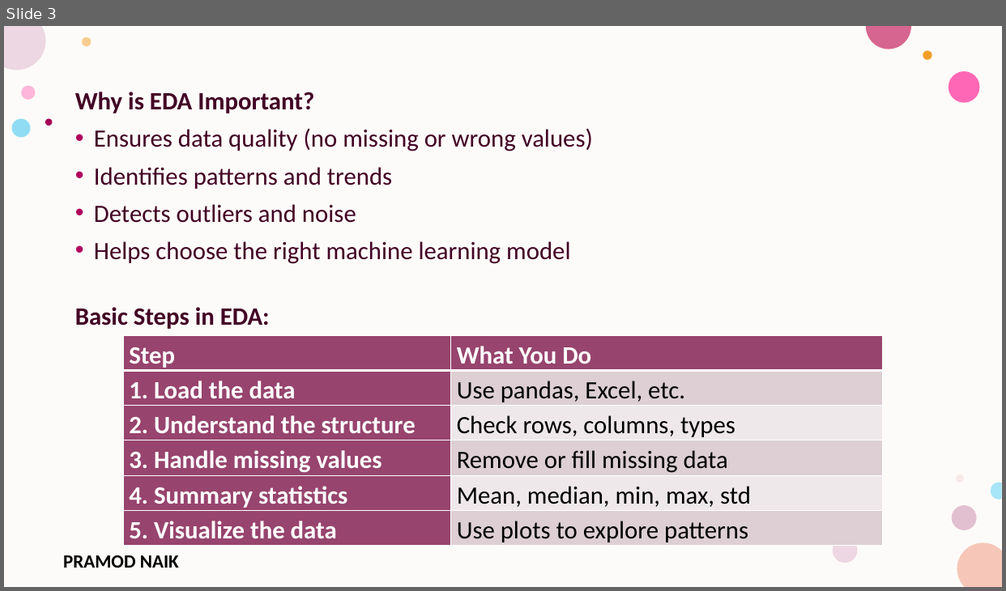
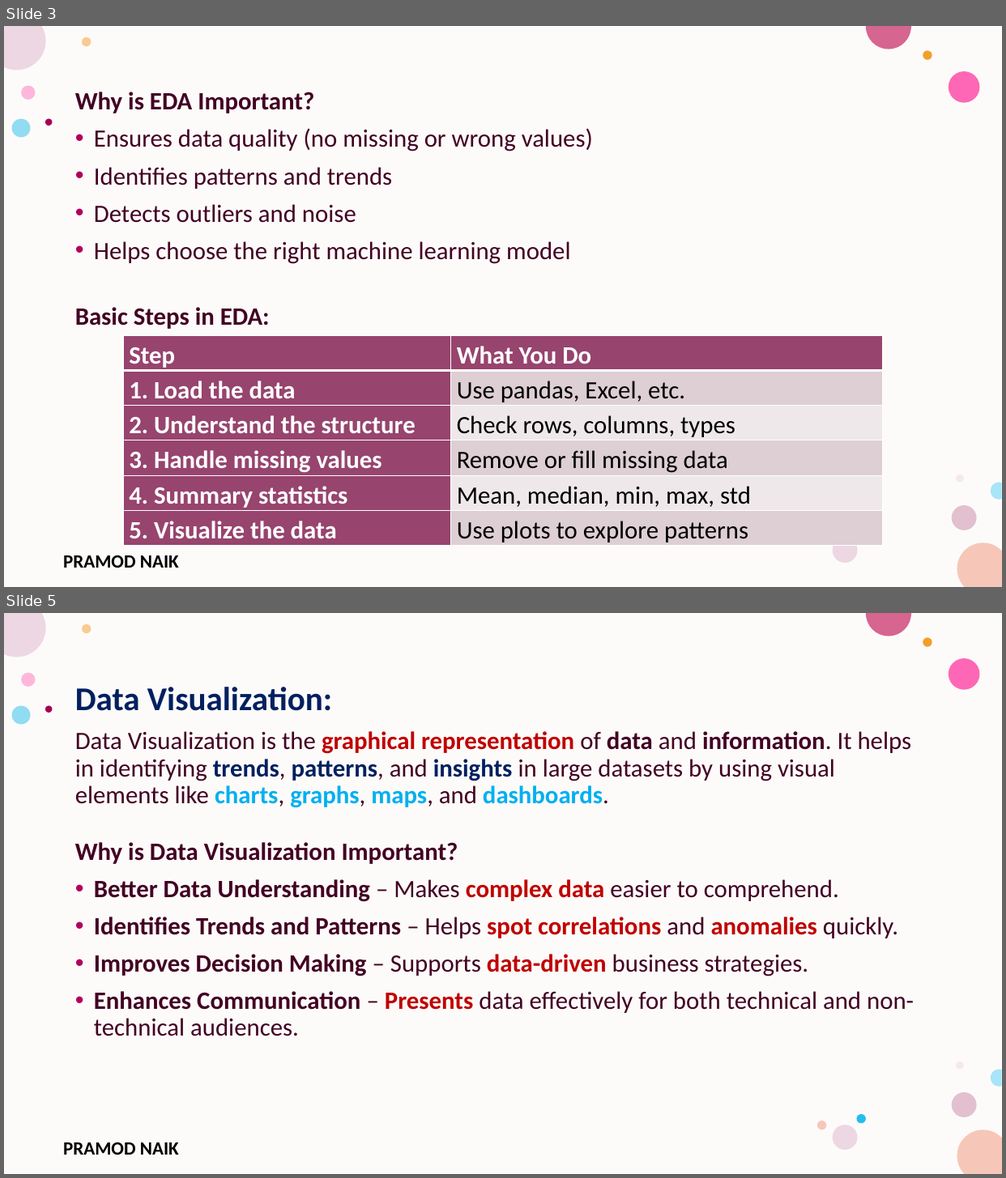
Before and after one commit to PRAMODNAIK-DEV/MCA-2nd-Sem-ML-Data-Analytics-Shridevi-College, a slide deck: Theory Class-Notes/Unit-5 Data Analytics and Real-World Applications.pptx. Shown one above the other, each under a label of ours: slide 3 before the commit, slides 3 and 5 after it; the slides between them are not shown. The pictures are 1006x591 and 1006x1178 pixels, drawn with LibreOffice and Linux fonts; fonts in the diff are those of the drawing; background and template pictures are left out. Boxes give left, top, right and bottom in pixels: in the first picture for what was removed or moved away, otherwise in the second. Text is boxed around its words. In the diff, an @@ line names an element or a change of style, - is before the commit and + after.

Commit message:
Completed Data Visualization.

```diff
--- a/Theory Class-Notes/Unit-5 Data Analytics and Real-World Applications.pptx
+++ b/Theory Class-Notes/Unit-5 Data Analytics and Real-World Applications.pptx
@@ slide 5 added at [4, 613, 1002, 1174], background #FFFFFF; not listed: 17 template elements that a slide beside it also shows @@
@@ text added at [75, 687, 914, 1037], 24 pt, text #420023, bold @@
+Data Visualization:
+Data Visualization is the graphical representation of data and information. It helps in identifying trends, patterns, and insights in large datasets by using visual elements like charts, graphs, maps, and dashboards.
+Why is Data Visualization Important?
+• Better Data Understanding – Makes complex data easier to comprehend.
+• Identifies Trends and Patterns – Helps spot correlations and anomalies quickly.
+• Improves Decision Making – Supports data-driven business strategies.
+• Enhances Communication – Presents data effectively for both technical and non-technical audiences.
```
Also in this commit, not shown: 1 slide changed, 24 other slides added.
